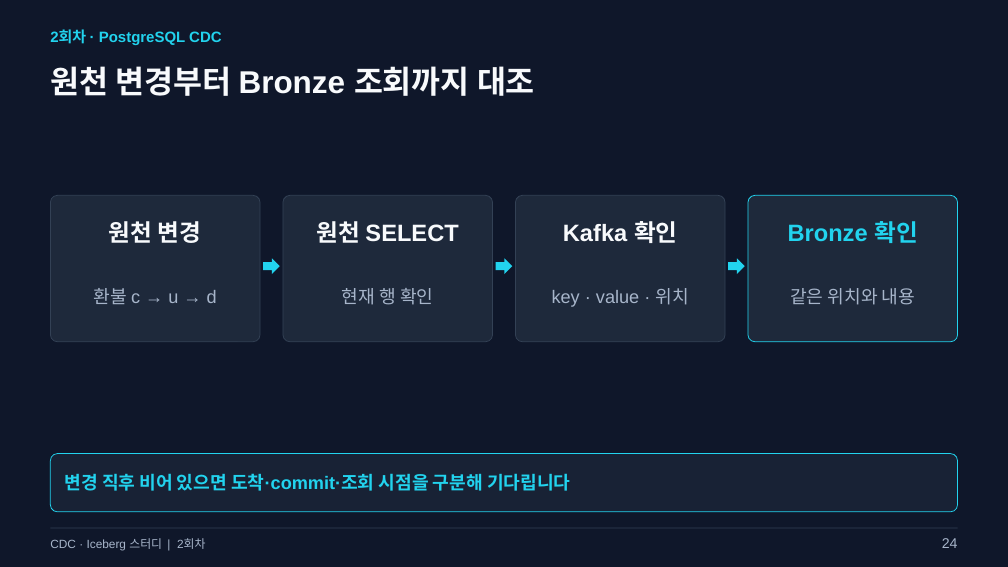
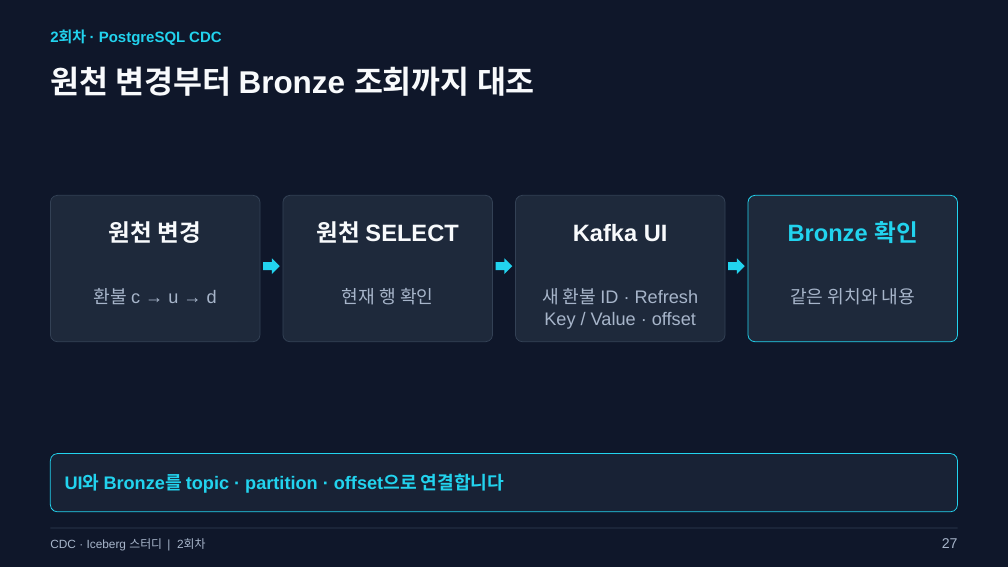
Before and after one commit to kim-dabin/cdc-lakehouse-study, a slide deck: slide 27 of labs/session02/slides/02-session02.pptx (slide 24 before the commit). Drawn at 1008x567 pixels with LibreOffice and Linux fonts; fonts in the diff are those of the drawing. Boxes give left, top, right and bottom in pixels: in the first picture for what was removed or moved away, otherwise in the second. Text is boxed around its words. In the diff, an @@ line names an element or a change of style, - is before the commit and + after.

Commit message:
docs(session02): explain WAL publication and Debezium with Kafka UI walkthrough

```diff
--- a/labs/session02/slides/02-session02.pptx
+++ b/labs/session02/slides/02-session02.pptx
@@ text at [573, 224, 668, 242]: text changed @@
-Kafka 확인
+Kafka UI
@@ text at [542, 288, 698, 329]: text changed @@
-key · value · 위치
+새 환불 ID · Refresh
+Key / Value · offset
@@ text at [65, 473, 504, 493]: text changed @@
-변경 직후 비어 있으면 도착·commit·조회 시점을 구분해 기다립니다
+UI와 Bronze를 topic · partition · offset으로 연결합니다
@@ text at [942, 538, 958, 548]: text changed @@
-24
+27
```
Also in this commit, not shown: 18 other slides changed, 3 slides added, 3 other files.
